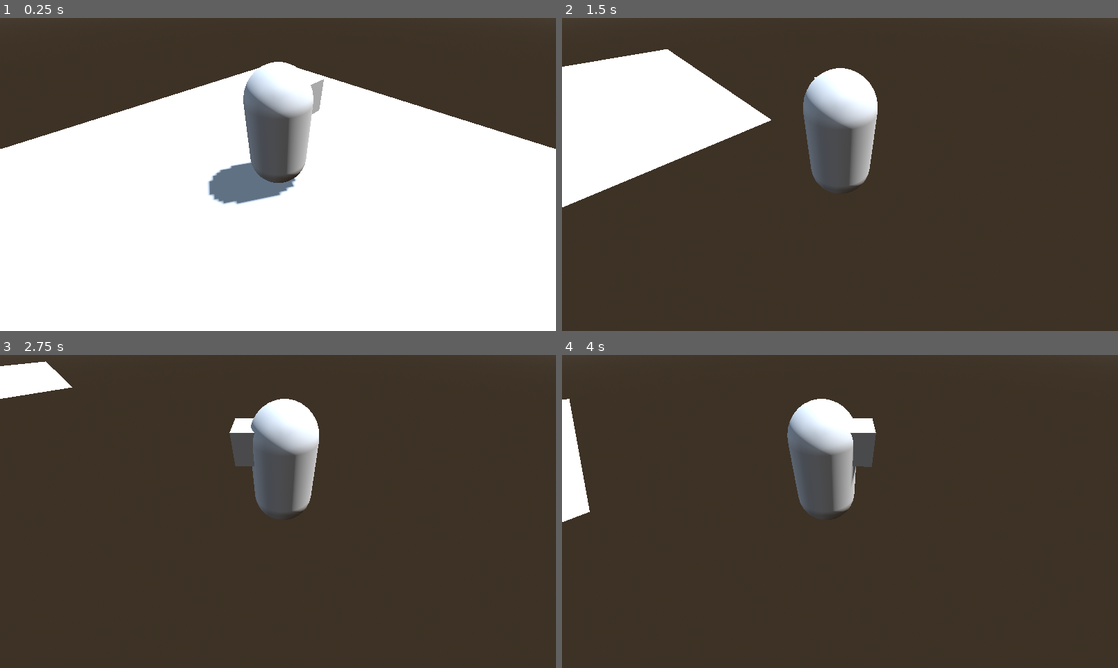
Above: before the commit, frames 1-4 (two rows, left to right).
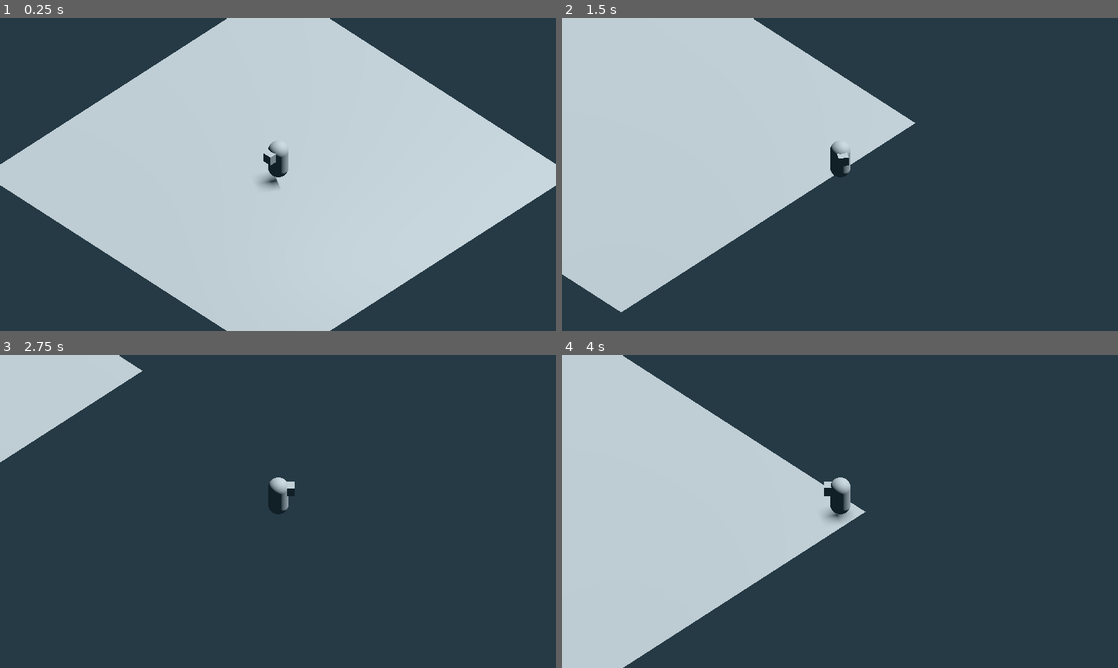
Above: after the commit, the same moments.

Repository: Scrawach/cybertale
Game: Godot game, scene res://root.tscn
The game is run twice, just before and just after one commit, with the same random seed, the same clock (stepped at 60 frames per second) and the same inputs.
Inputs:
- Up to frame 1 (0.25 s): no input
- Up to frame 2 (1.5 s): tap Enter at 0.5 s; hold D (move_right) 0.53-1.28 s; tap Space (dash) at 0.6, 1.35 s; hold S (move_backward) from 1.28 s (still down)
- Up to frame 3 (2.75 s): release S (move_backward) at 2.03 s; hold D (move_right) from 2.03 s (still down); tap Space (dash) at 2.1 s
- Up to frame 4 (4 s): release D (move_right) at 2.78 s; hold W (move_forward) 2.78-3.53 s; tap Space (dash) at 2.85, 3.6 s; hold A (move_left) from 3.53 s (still down)

The runs differ from the first frame. In frame 1, 100% of the frame differs, in the area x 0-100%, y 0-100%; in frame 2, 100%; in frame 3, 100%; in frame 4, 100%.

Commit message:
feature: upgrade camera view, some stat changes

Diff:
--- a/src/gameplay/camera/camera_point.tscn
+++ b/src/gameplay/camera/camera_point.tscn
@@ -16,9 +16,11 @@
 script = ExtResource("1_iyhh0")
 
 [node name="Camera Length" type="Node3D" parent="."]
-transform = Transform3D(1, 0, 0, 0, 1, 0, 0, 0, 1, 0, 0, 4)
+transform = Transform3D(1, 0, 0, 0, 1, 0, 0, 0, 1, 0, 0, 10)
 
 [node name="Camera3D" type="Camera3D" parent="Camera Length"]
+projection = 1
+size = 15.0
 
 [node name="Camera Shaker" type="Node" parent="." node_paths=PackedStringArray("camera")]
 script = ExtResource("1_nh48w")
--- a/src/gameplay/hero/hero.tscn
+++ b/src/gameplay/hero/hero.tscn
@@ -25,7 +25,7 @@
 skeleton = NodePath("../..")
 
 [node name="MeshInstance3D2" type="MeshInstance3D" parent="CollisionShape3D"]
-transform = Transform3D(1, 0, 0, 0, 1, 0, 0, 0, 1, 0, 0.442581, -0.463153)
+transform = Transform3D(1, 0, 0, 0, 1, 0, 0, 0, 1, 0, 0.442581, 0.536847)
 mesh = SubResource("BoxMesh_x1143")
 
 [node name="Hitbox" type="Area3D" parent="."]
@@ -38,5 +38,5 @@
 debug_color = Color(0.903751, 0.306747, 0, 0.42)
 
 [node name="Dash Timer" type="Timer" parent="."]
-wait_time = 0.5
+wait_time = 0.25
 one_shot = true
--- a/src/root.tscn
+++ b/src/root.tscn
@@ -11,12 +11,13 @@
 sky_material = SubResource("ProceduralSkyMaterial_vho56")
 
 [sub_resource type="Environment" id="Environment_pyidc"]
-background_mode = 2
+background_mode = 1
+background_color = Color(0.146172, 0.229098, 0.27099, 1)
 sky = SubResource("Sky_pq8q7")
 tonemap_mode = 2
 
 [sub_resource type="PlaneMesh" id="PlaneMesh_pq8q7"]
-size = Vector2(10, 10)
+size = Vector2(20, 20)
 
 [node name="Root" type="Node"]
 
@@ -29,12 +30,14 @@
 
 [node name="World3D" type="Node3D" parent="."]
 
-[node name="Camera Point" parent="World3D" node_paths=PackedStringArray("target") instance=ExtResource("1_pq8q7")]
-transform = Transform3D(0.707107, -0.5, 0.5, 0, 0.707107, 0.707107, -0.707107, -0.5, 0.5, 0, 0, 0)
-target = NodePath("../Hero")
-
 [node name="Hero" parent="World3D" node_paths=PackedStringArray("camera") instance=ExtResource("2_pyidc")]
 camera = NodePath("../Camera Point")
+movement_speed = 8.0
+dash_speed = 25.0
+
+[node name="Camera Point" parent="World3D" node_paths=PackedStringArray("target") instance=ExtResource("1_pq8q7")]
+transform = Transform3D(0.707107, -0.45452, 0.541675, 0, 0.766045, 0.642788, -0.707107, -0.45452, 0.541675, 0, 0, 0)
+target = NodePath("../Hero")
 
 [node name="Room" type="Node3D" parent="World3D"]
 
